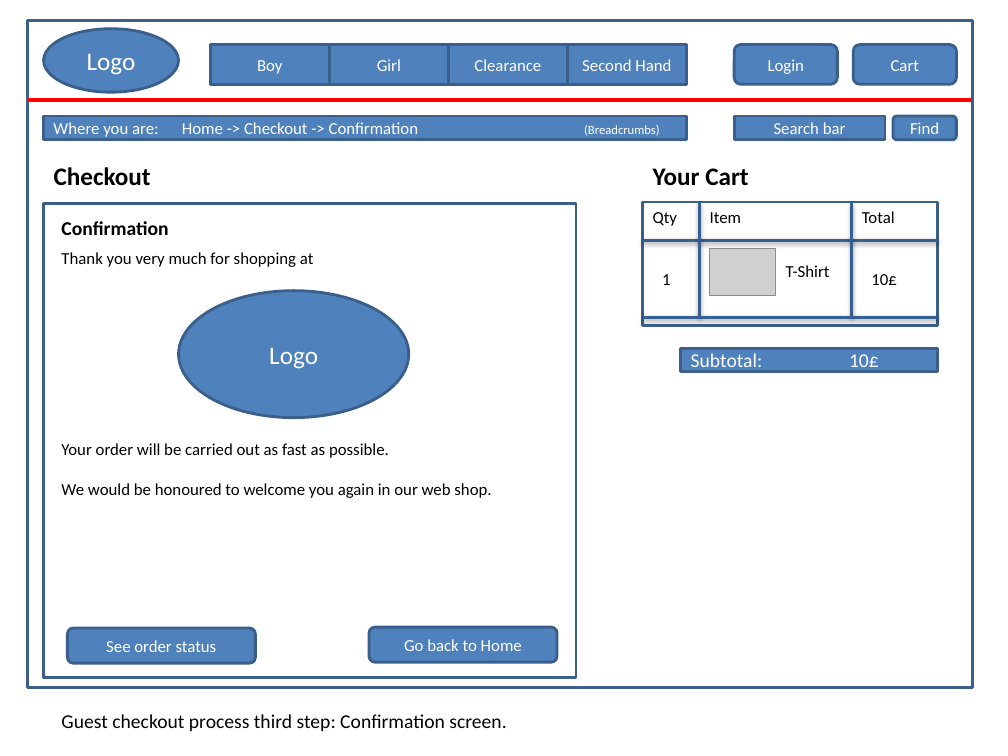
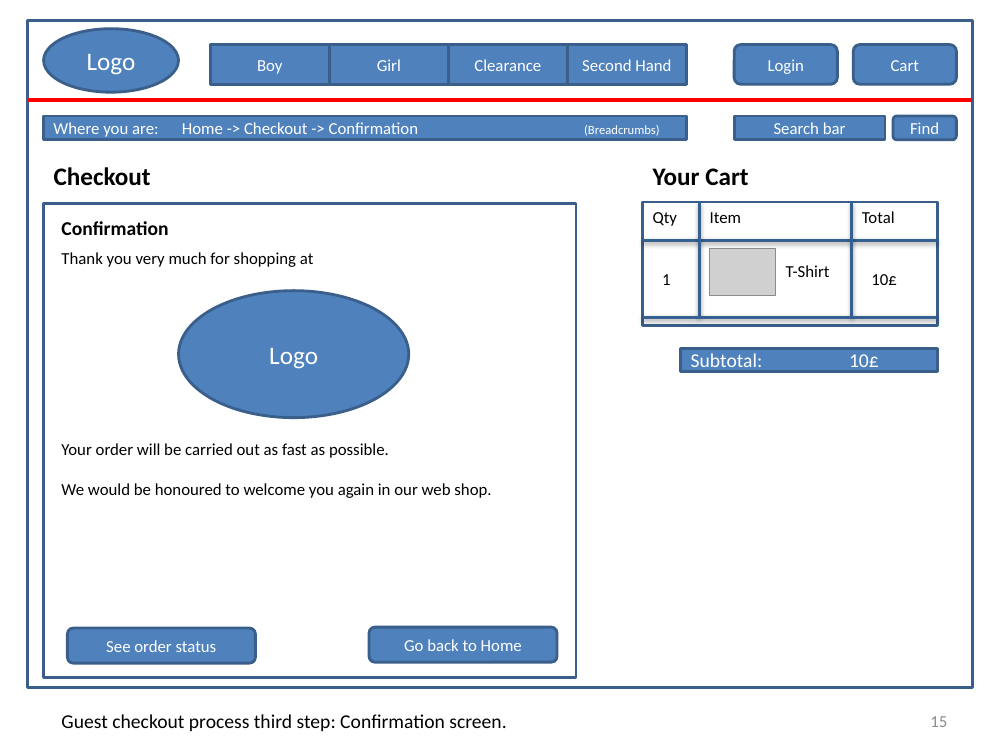
Before and after one commit to joanawelti/Human-Computer-Interaction-Project-AGIJ, a slide deck: slide 15 of Prototype/HCI_Prototype_2.pptx (slide 14 before the commit). Drawn at 1008x756 pixels with LibreOffice and Linux fonts; fonts in the diff are those of the drawing; grey boxes stand for pictures. Boxes give left, top, right and bottom in pixels: in the first picture for what was removed or moved away, otherwise in the second. Text is boxed around its words. In the diff, an @@ line names an element or a change of style, - is before the commit and + after.

```diff
--- a/Prototype/HCI_Prototype_2.pptx
+++ b/Prototype/HCI_Prototype_2.pptx
@@ page number added at box(930, 716, 947, 727), 12 pt, text #8C8C8C @@
+15
```
Also in this commit, not shown: 12 other slides changed, 2 slides added, 1 slide removed, 2 other files.
